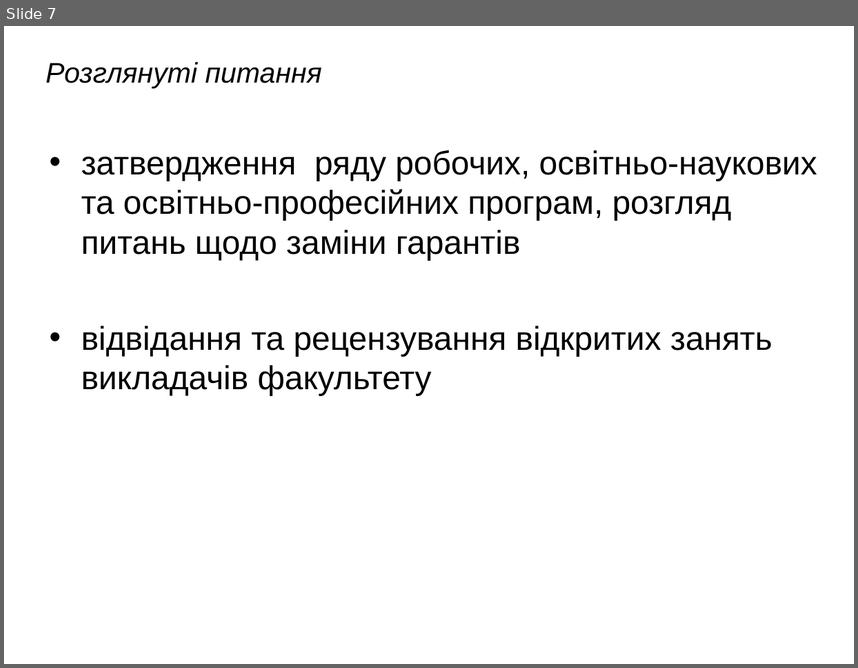
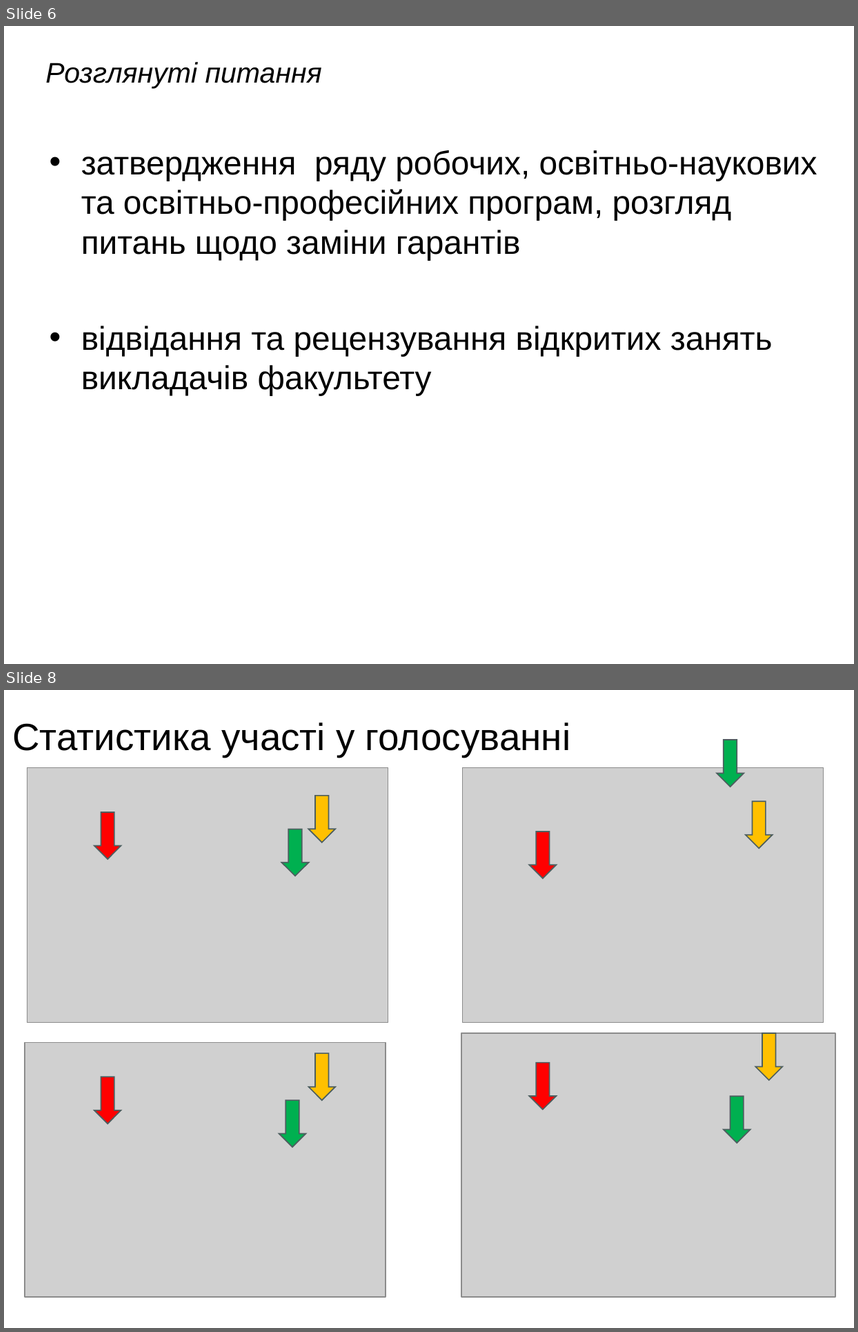
Before and after one commit to l432/NMK, a slide deck: Olikh/Zvit/22_23/Zvit22_23.ppt. Shown one above the other, each under a label of ours: slide 7 before the commit, slides 6 and 8 after it; the slides between them are not shown. The pictures are 858x668 and 858x1332 pixels, drawn with LibreOffice and Linux fonts; fonts in the diff are those of the drawing; grey boxes stand for pictures; background and template pictures are left out. Boxes give left, top, right and bottom in pixels: in the first picture for what was removed or moved away, otherwise in the second. Text is boxed around its words. In the diff, an @@ line names an element or a change of style, - is before the commit and + after.

```diff
--- a/Olikh/Zvit/22_23/Zvit22_23.ppt
+++ b/Olikh/Zvit/22_23/Zvit22_23.ppt
@@ slide 8 added at (4,690,854,1328), background picture (left out) @@
@@ title added at (12,722,570,757), 32 pt, text #000000 @@
+Статистика участі у голосуванні
@@ down arrow added at (717,740,744,787), fill #00B050, outline #4D5E5F 0.99 pt @@
@@ picture added at (27,767,388,1021) @@
@@ picture added at (462,767,822,1021) @@
@@ down arrow added at (94,812,121,859), fill #FF0000, outline #4D5E5F 0.99 pt @@
@@ down arrow added at (308,796,335,842), fill #FFC000, outline #4D5E5F 0.99 pt @@
@@ down arrow added at (745,801,773,848), fill #FFC000, outline #4D5E5F 0.99 pt @@
@@ down arrow added at (282,829,309,876), fill #00B050, outline #4D5E5F 0.99 pt @@
@@ down arrow added at (529,831,557,878), fill #FF0000, outline #4D5E5F 0.99 pt @@
@@ picture added at (461,1032,835,1296) @@
@@ down arrow added at (755,1032,783,1079), fill #FFC000, outline #4D5E5F 0.99 pt @@
@@ picture added at (25,1042,385,1296) @@
@@ down arrow added at (308,1053,335,1100), fill #FFC000, outline #4D5E5F 0.99 pt @@
@@ down arrow added at (94,1077,121,1123), fill #FF0000, outline #4D5E5F 0.99 pt @@
@@ down arrow added at (529,1063,557,1109), fill #FF0000, outline #4D5E5F 0.99 pt @@
@@ down arrow added at (279,1100,306,1147), fill #00B050, outline #4D5E5F 0.99 pt @@
@@ down arrow added at (724,1096,751,1142), fill #00B050, outline #4D5E5F 0.99 pt @@
@@ what was slide 7 is now slide 6 @@
```
Also in this commit, not shown: 2 slides changed, 6 other files.
